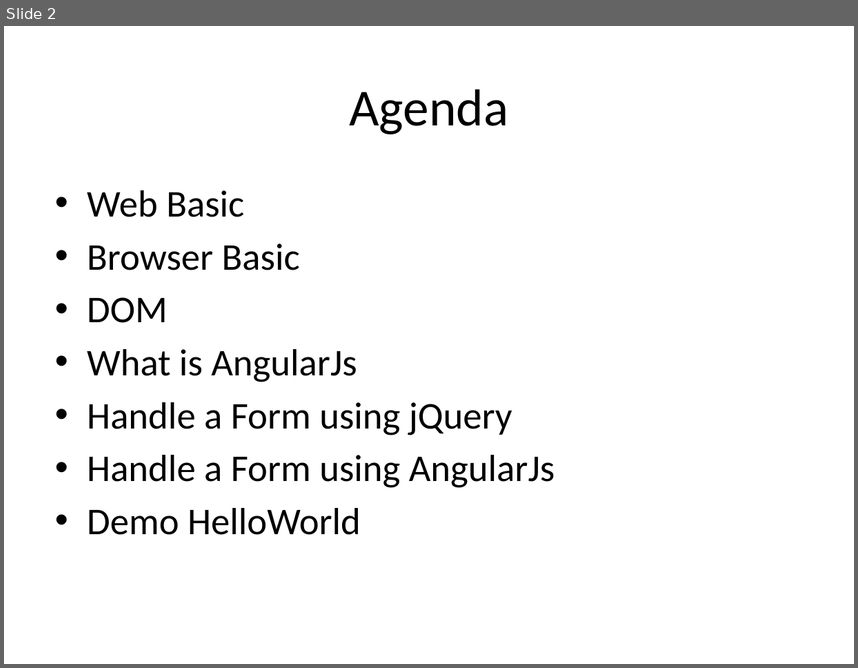
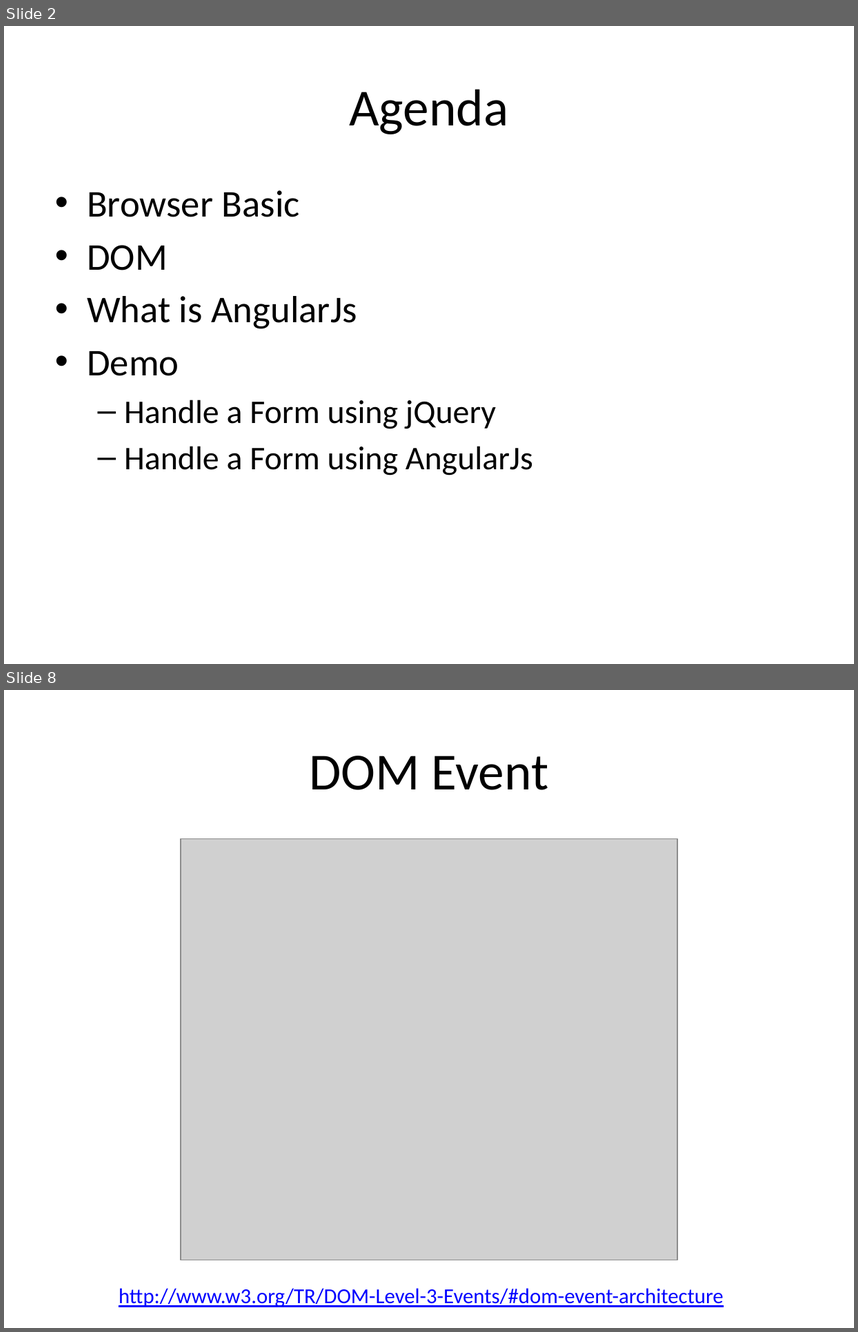
Before and after one commit to tasnim-reza/angularjs-class, a slide deck: class-2-Basic AngularJs/slides/basic angularjs.pptx. Shown one above the other, each under a label of ours: slide 2 before the commit, slides 2 and 8 after it; the slides between them are not shown. The pictures are 858x668 and 858x1332 pixels, drawn with LibreOffice and Linux fonts; fonts in the diff are those of the drawing; grey boxes stand for pictures. Boxes give left, top, right and bottom in pixels: in the first picture for what was removed or moved away, otherwise in the second. Text is boxed around its words. In the diff, an @@ line names an element or a change of style, - is before the commit and + after.

```diff
--- a/class-2-Basic AngularJs/slides/basic angularjs.pptx
+++ b/class-2-Basic AngularJs/slides/basic angularjs.pptx
@@ slide 8 added at (4, 690, 854, 1328), background #FFFFFF @@
@@ title added at (309, 756, 549, 790), 44 pt, text #000000 @@
+DOM Event
@@ picture added at (181, 839, 678, 1259) @@
@@ text added at (119, 1288, 724, 1307), 18 pt, text #0000FF, underline @@
+http://www.w3.org/TR/DOM-Level-3-Events/#dom-event-architecture
@@ slide 2 changed as well @@
@@ text at (87, 190, 244, 217): paragraph removed @@
-• Web Basic
@@ text at (87, 351, 179, 376): paragraph added @@
+• Demo
@@ text at (124, 399, 533, 475): size 32 to 28 pt in "Handle a Form using jQuery", "Handle a Form using AngularJs"; bullet • to –; list level 1 to 2 in "Handle a Form using jQuery"; list level 1 to 2 in "Handle a Form using AngularJs" @@
@@ text at (87, 508, 361, 535): paragraph removed @@
-• Demo HelloWorld
```
Also in this commit, not shown: 1 other slide changed, 7 other slides added, 10 other files.
